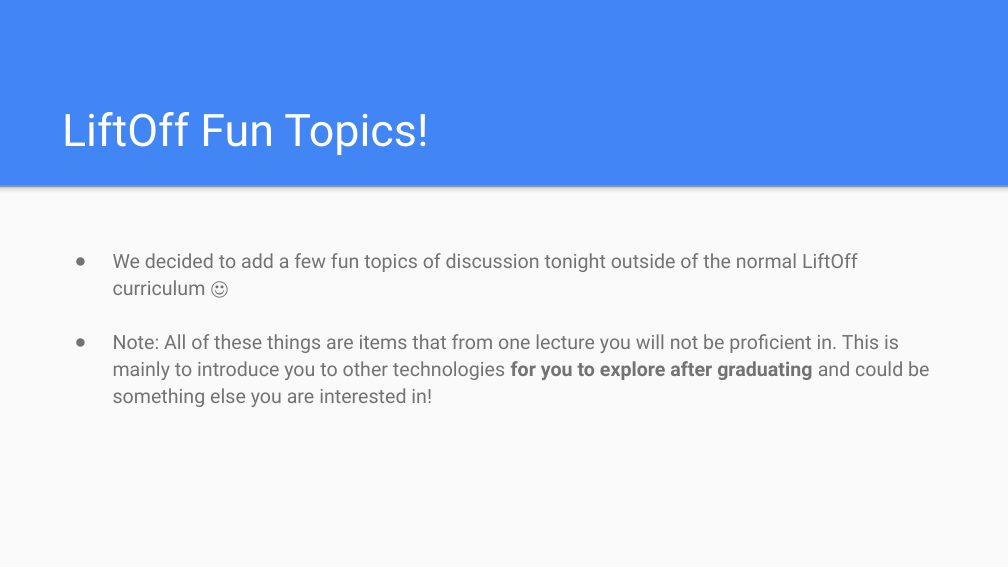
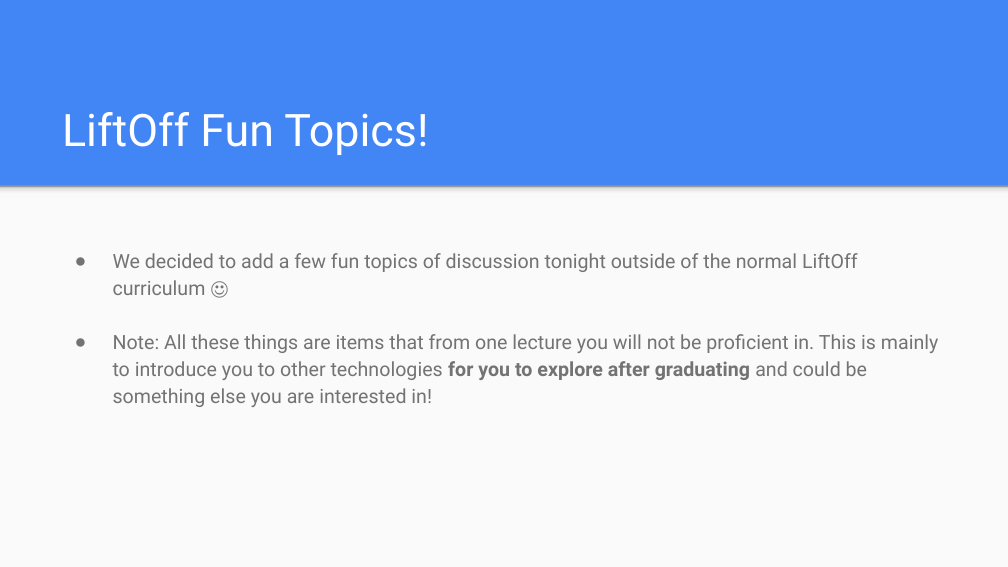
Before and after one commit to icon5585/liftoff-presentations, a slide deck: slide 5 of Class 5 Slides.pptx (slide 6 before the commit). Drawn at 1008x567 pixels with LibreOffice and Linux fonts; fonts in the diff are those of the drawing. Boxes give left, top, right and bottom in pixels: in the first picture for what was removed or moved away, otherwise in the second. Text is boxed around its words. In the diff, an @@ line names an element or a change of style, - is before the commit and + after.

Commit message:
Removed datacamp intro as per john

```diff
--- a/Class 5 Slides.pptx
+++ b/Class 5 Slides.pptx
@@ text at (113, 334, 939, 407): text changed @@
-● Note: All of these things are items that from one lecture you will not be proficient in. This is mainly to introduce you to other technologies for you to explore after graduating and could be something else you are interested in!
+● Note: All these things are items that from one lecture you will not be proficient in. This is mainly to introduce you to other technologies for you to explore after graduating and could be something else you are interested in!
```
Also in this commit, not shown: 2 other slides changed, 1 slide removed.
